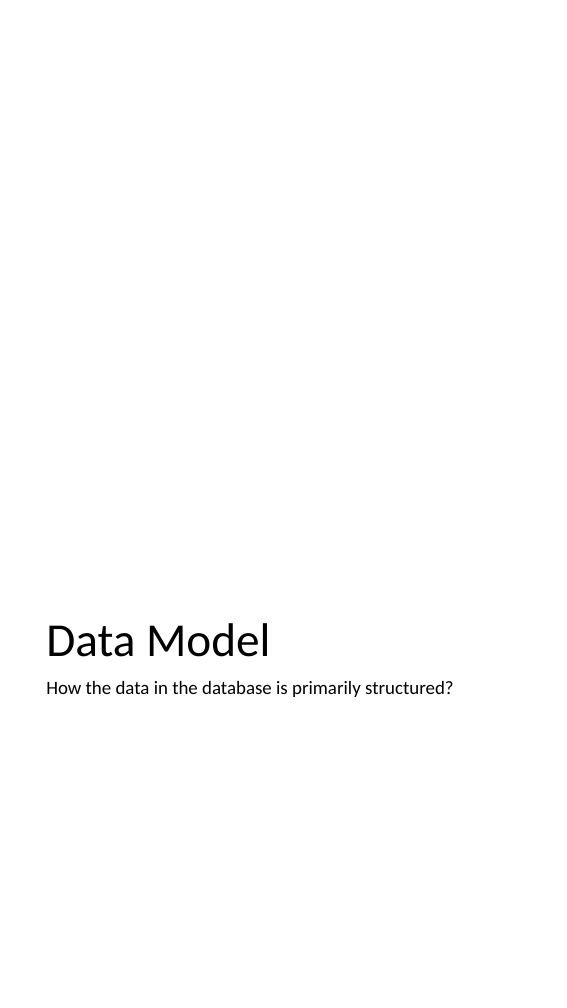
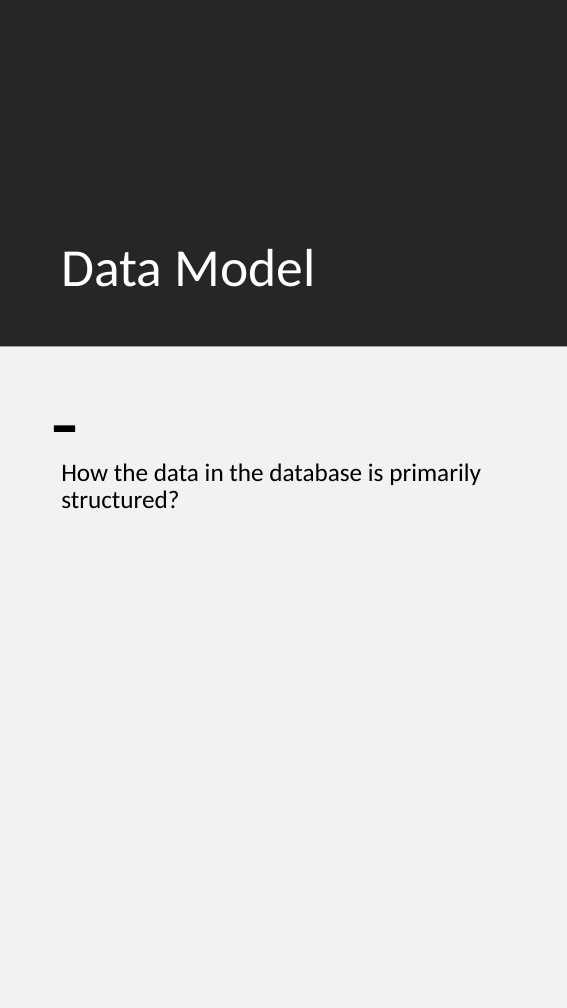
Before and after one commit to jm55/CCAPDEV-MCO, a slide deck: slide 5 of Documentation/MCO Design.pptx (slide 4 before the commit). Drawn at 567x1008 pixels with LibreOffice and Linux fonts; fonts in the diff are those of the drawing. Boxes give left, top, right and bottom in pixels: in the first picture for what was removed or moved away, otherwise in the second. Text is boxed around its words. In the diff, an @@ line names an element or a change of style, - is before the commit and + after.

```diff
--- a/Documentation/MCO Design.pptx
+++ b/Documentation/MCO Design.pptx
@@ rectangle added at (0, 0, 567, 347), fill #262626 @@
@@ title "Data Model": place and size @@
-title "Data Model" at (46, 623, 270, 657)
+title "Data Model" at (61, 249, 315, 287)
@@ title "Data Model" at (61, 249, 315, 287): size 45 to 51 pt, text colour #000000 to #FFFFFF @@
@@ rectangle added at (0, 347, 567, 1008), fill #F2F2F2 @@
@@ rectangle added at (54, 426, 75, 432), fill #000000 @@
@@ text "How the data in the ...": place and size @@
-text "How the data in the ..." at (46, 681, 454, 697)
+text "How the data in the ..." at (61, 463, 481, 508)
@@ text "How the data in the ..." at (61, 463, 481, 508): size 18 to 24 pt; more space between paragraphs @@
```
Also in this commit, not shown: 7 other slides changed, 6 slides added, 1 slide removed, 13 other files.
